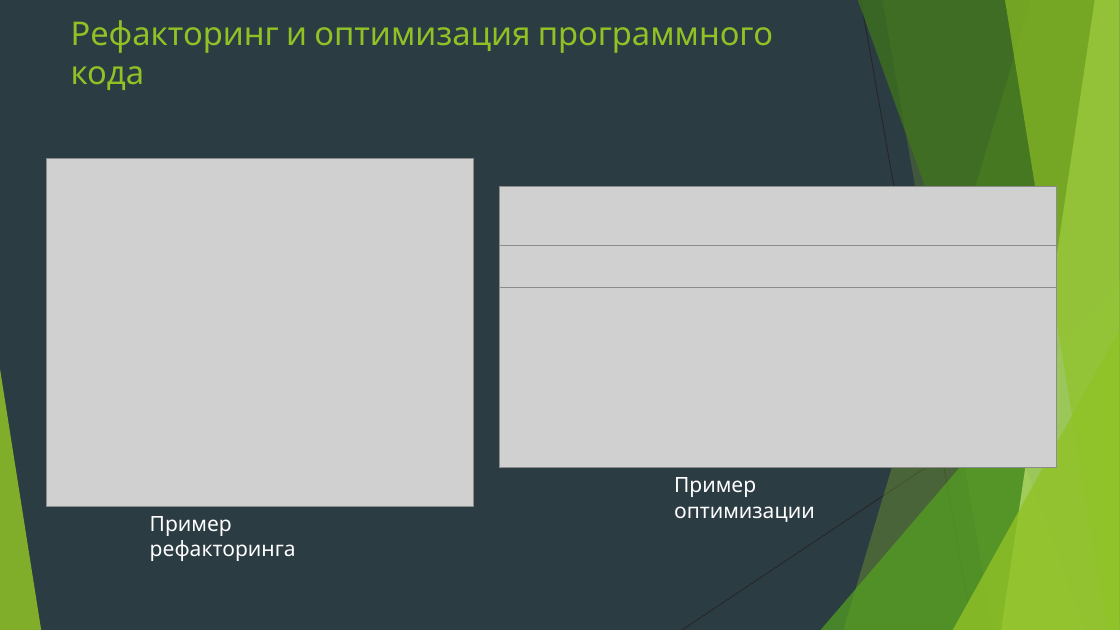
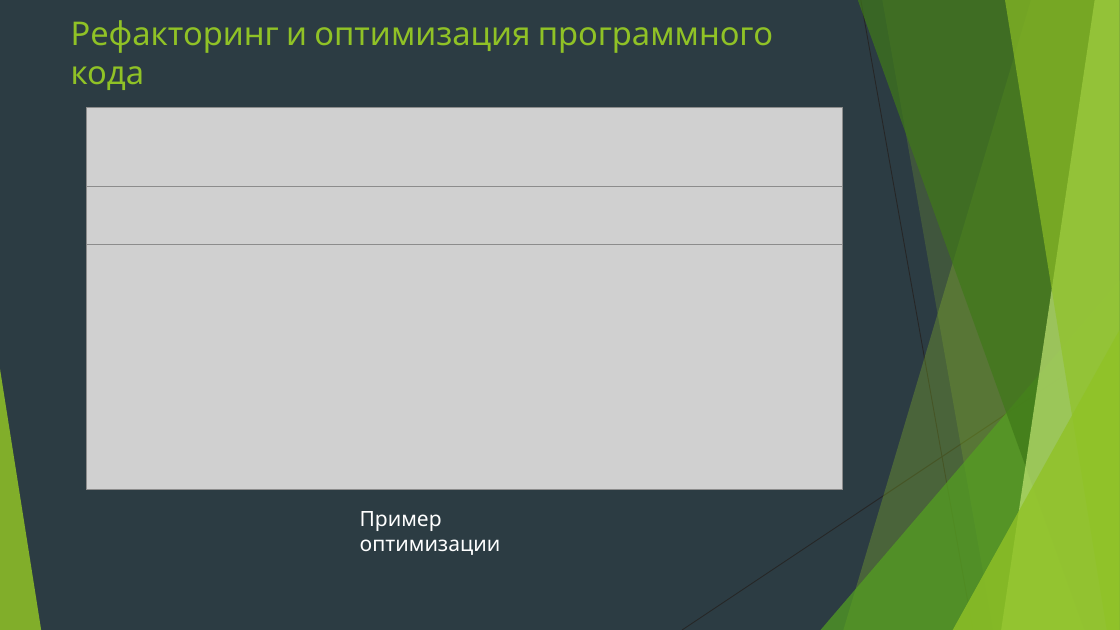
Before and after one commit to ALTERRA4546/p1mpp, a slide deck: slide 14 of Отчет ПМ 01.pptx (slide 13 before the commit). Drawn at 1120x630 pixels with LibreOffice and Linux fonts; fonts in the diff are those of the drawing; grey boxes stand for pictures. Boxes give left, top, right and bottom in pixels: in the first picture for what was removed or moved away, otherwise in the second. Text is boxed around its words. In the diff, an @@ line names an element or a change of style, - is before the commit and + after.

```diff
--- a/Отчет ПМ 01.pptx
+++ b/Отчет ПМ 01.pptx
@@ picture: place and size @@
-picture at box(500, 187, 1057, 245)
+picture at box(86, 108, 842, 187)
@@ picture removed at box(47, 159, 473, 507) @@
@@ picture: place and size @@
-picture at box(500, 245, 1057, 288)
+picture at box(86, 187, 842, 245)
@@ picture: place and size @@
-picture at box(500, 287, 1057, 468)
+picture at box(86, 245, 842, 490)
@@ text "Пример оптимизации": place and size @@
-text "Пример оптимизации" at box(674, 477, 815, 522)
+text "Пример оптимизации" at box(360, 511, 501, 555)
@@ text removed at box(150, 516, 296, 561) @@
-Пример рефакторинга
```
Also in this commit, not shown: 1 slide added, 1 other file.
